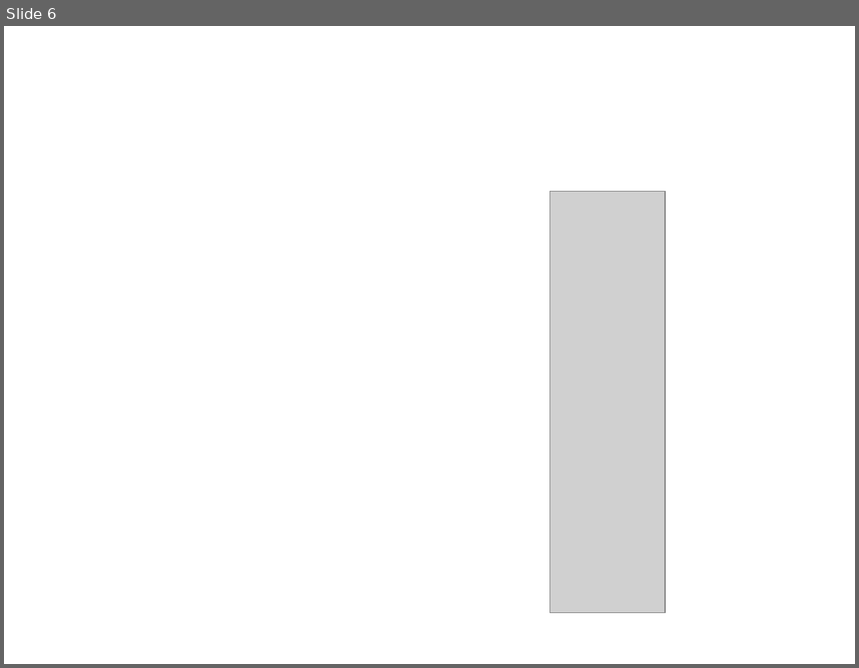
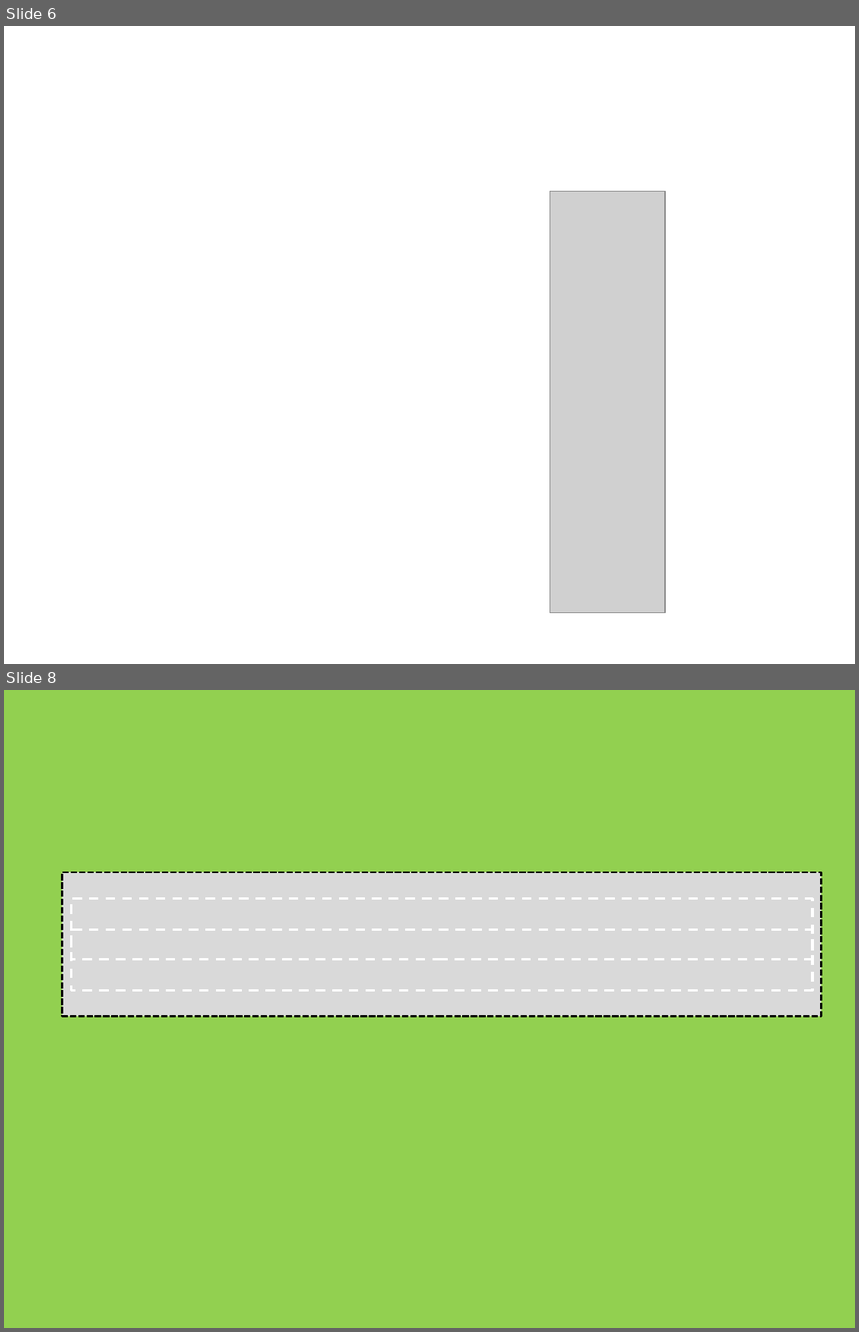
Before and after one commit to MohammadRaziei/BSc-Thesis, a slide deck: Thesis/Presentation.pptx. Shown one above the other, each under a label of ours: slide 6 before the commit, slides 6 and 8 after it; the slides between them are not shown. The pictures are 859x668 and 859x1332 pixels, drawn with LibreOffice and Linux fonts; fonts in the diff are those of the drawing; grey boxes stand for pictures. Boxes give left, top, right and bottom in pixels: in the first picture for what was removed or moved away, otherwise in the second. Text is boxed around its words. In the diff, an @@ line names an element or a change of style, - is before the commit and + after.

```diff
--- a/Thesis/Presentation.pptx
+++ b/Thesis/Presentation.pptx
@@ slide 8 added at [4, 690, 855, 1328], background #92D050 @@
@@ rectangle added at [63, 872, 822, 1016], fill #D9D9D9, outline #000000 1.75 pt dashed @@
@@ rectangle added at [71, 898, 813, 959], outline #FFFFFF 2 pt dashed @@
@@ rectangle added at [71, 930, 813, 990], outline #FFFFFF 2 pt dashed @@
```
Also in this commit, not shown: 2 other slides added, 3 slides removed, 44 other files.
